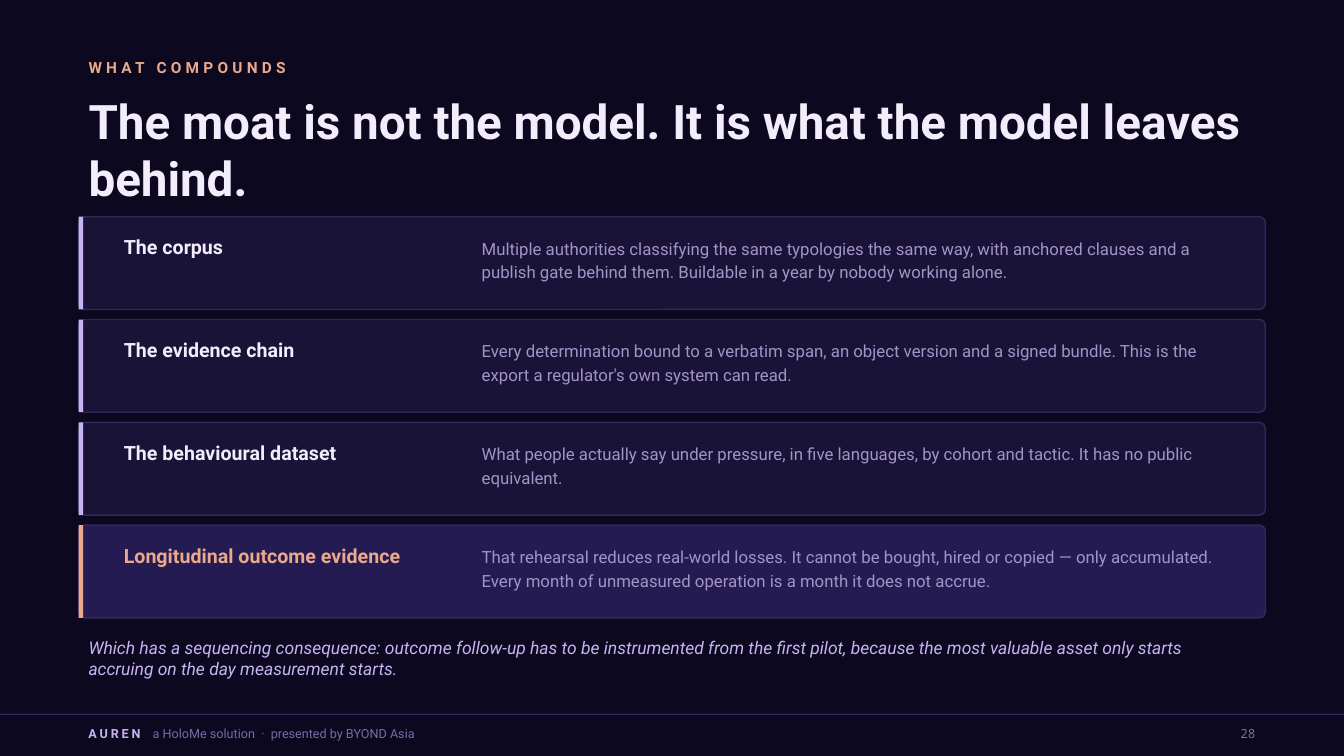
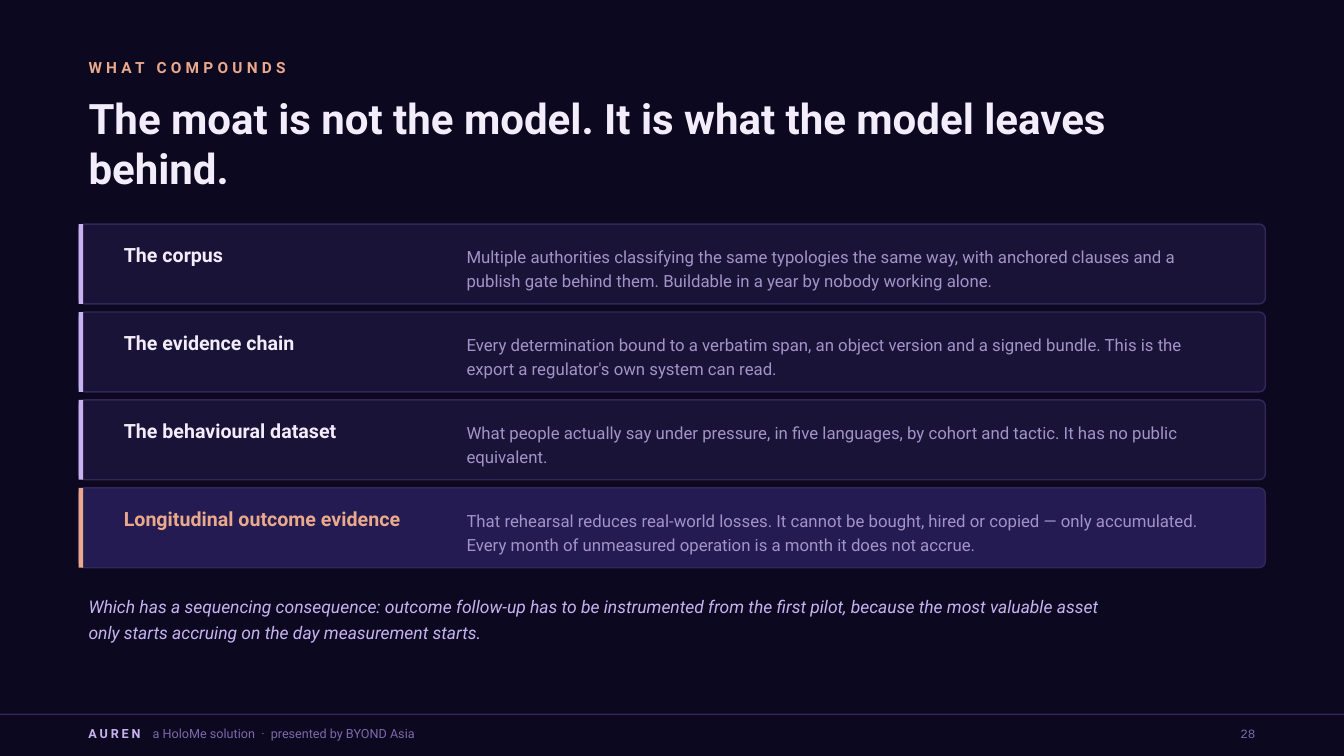
Before and after one commit to Fred-Byond/dengar, a slide deck: slide 29 of docs/AUREN-IOSCO-Pitch-Deck-HoloMe-v2.pptx. Drawn at 1344x756 pixels with LibreOffice and Linux fonts; fonts in the diff are those of the drawing. Boxes give left, top, right and bottom in pixels: in the first picture for what was removed or moved away, otherwise in the second. Text is boxed around its words. In the diff, an @@ line names an element or a change of style, - is before the commit and + after.

```diff
--- a/docs/AUREN-IOSCO-Pitch-Deck-HoloMe-v2.pptx
+++ b/docs/AUREN-IOSCO-Pitch-Deck-HoloMe-v2.pptx
@@ text "The moat is not the ..." at (89, 102, 1105, 185): size 34 to 30 pt; line spacing 1 to 35.4pt @@
@@ rounded rectangle: place and size @@
-rounded rectangle at (79, 217, 1265, 310)
+rounded rectangle at (79, 224, 1265, 303)
@@ rectangle: place and size @@
-rectangle at (79, 217, 83, 310)
+rectangle at (79, 224, 83, 303)
@@ text "The corpus": place and size @@
-text "The corpus" at (124, 239, 223, 258)
+text "The corpus" at (124, 247, 223, 266)
@@ text "Multiple authorities classifying the same ...": place and size @@
-text "Multiple authorities classifying the same ..." at (482, 242, 1190, 282)
+text "Multiple authorities classifying the same ..." at (467, 250, 1175, 291)
@@ rounded rectangle: place and size @@
-rounded rectangle at (79, 320, 1265, 412)
+rounded rectangle at (79, 313, 1265, 392)
@@ rectangle: place and size @@
-rectangle at (79, 320, 83, 412)
+rectangle at (79, 313, 83, 392)
@@ text "The evidence chain": place and size @@
-text "The evidence chain" at (124, 342, 294, 357)
+text "The evidence chain" at (124, 335, 294, 350)
@@ text "Every determination bound to a ...": place and size @@
-text "Every determination bound to a ..." at (482, 344, 1197, 385)
+text "Every determination bound to a ..." at (467, 338, 1182, 379)
@@ rounded rectangle: place and size @@
-rounded rectangle at (79, 422, 1265, 515)
+rounded rectangle at (79, 400, 1265, 480)
@@ rectangle: place and size @@
-rectangle at (79, 422, 83, 515)
+rectangle at (79, 400, 83, 480)
@@ text "The behavioural dataset": place and size @@
-text "The behavioural dataset" at (124, 445, 336, 460)
+text "The behavioural dataset" at (124, 423, 336, 438)
@@ text "What people actually say under ...": place and size @@
-text "What people actually say under ..." at (482, 447, 1192, 488)
+text "What people actually say under ..." at (467, 426, 1177, 467)
@@ proportions changed in 4 elements at (79, 224, 1265, 303), (79, 313, 1265, 392), (79, 400, 1265, 480), (79, 488, 1265, 568) @@
@@ rounded rectangle: place and size @@
-rounded rectangle at (79, 525, 1265, 618)
+rounded rectangle at (79, 488, 1265, 568)
@@ rectangle: place and size @@
-rectangle at (79, 525, 83, 618)
+rectangle at (79, 488, 83, 568)
@@ vertical alignment middle to top in 4 elements at (124, 335, 294, 350), (124, 423, 336, 438), (124, 247, 223, 266), (124, 511, 400, 530) @@
@@ text "Longitudinal outcome evidence": place and size @@
-text "Longitudinal outcome evidence" at (124, 548, 400, 567)
+text "Longitudinal outcome evidence" at (124, 511, 400, 530)
@@ text "That rehearsal reduces real-world losses. ...": place and size @@
-text "That rehearsal reduces real-world losses. ..." at (482, 550, 1212, 591)
+text "That rehearsal reduces real-world losses. ..." at (467, 514, 1197, 555)
@@ text "Which has a sequencing consequence: ...": place and size @@
-text "Which has a sequencing consequence: ..." at (89, 640, 1182, 679)
+text "Which has a sequencing consequence: ..." at (89, 599, 1098, 643)
@@ text "Which has a sequencing consequence: ..." at (89, 599, 1098, 643): line spacing 1 to 18.8pt; vertical alignment middle to top @@
@@ text "28" at (1240, 729, 1255, 738): font Noto Sans Mono to Courier New @@
```
Also in this commit, not shown: 33 other slides changed, 11 other files.
